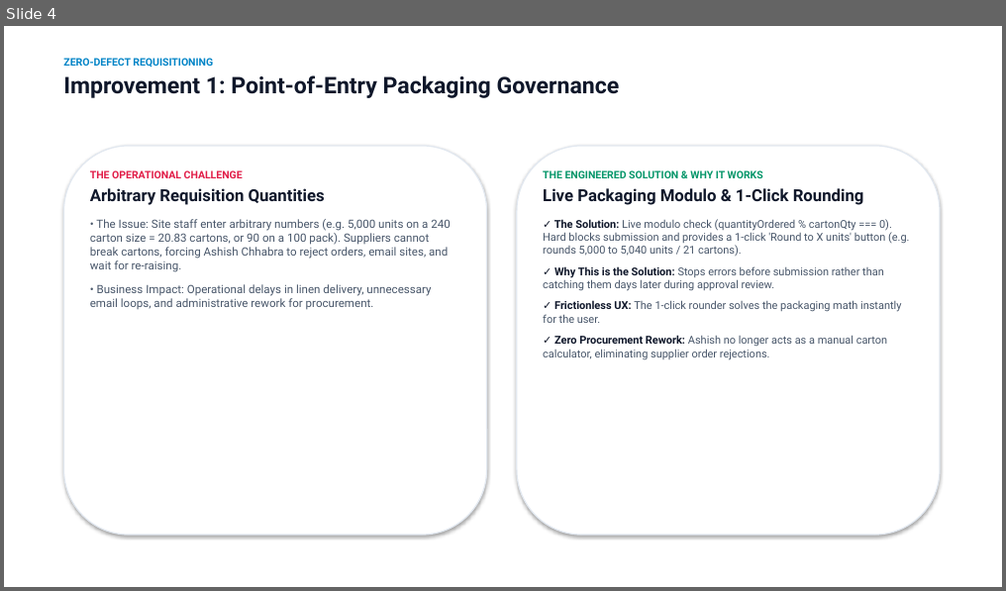
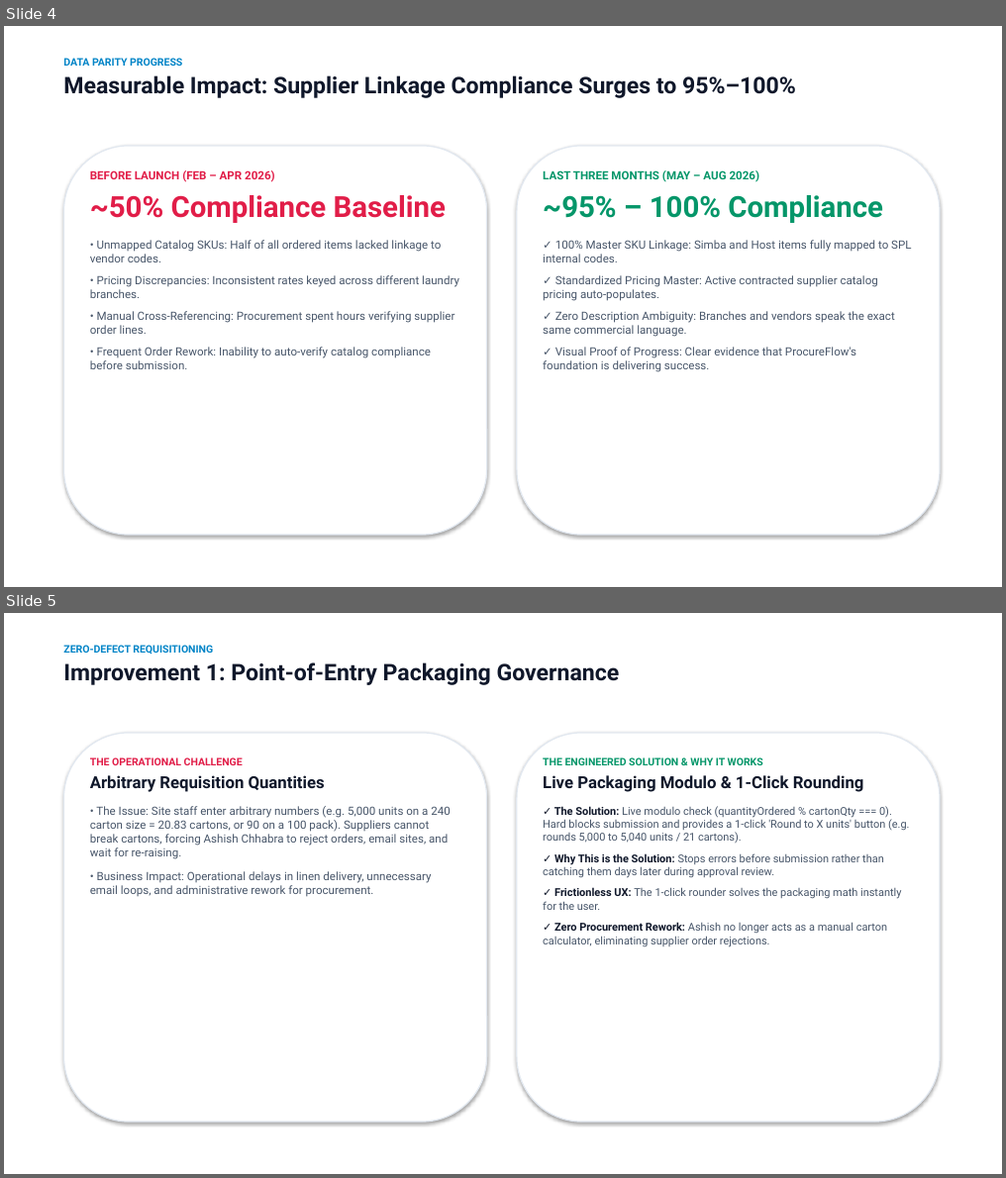
Before and after one commit to SPLGit-Project/ProcureFlow-App, a slide deck: docs/ProcureFlow_Executive_Roadmap.pptx. Shown one above the other, each under a label of ours: slide 4 before the commit, slides 4 and 5 after it. The pictures are 1006x591 and 1006x1178 pixels, drawn with LibreOffice and Linux fonts; fonts in the diff are those of the drawing. Boxes give left, top, right and bottom in pixels: in the first picture for what was removed or moved away, otherwise in the second. Text is boxed around its words. In the diff, an @@ line names an element or a change of style, - is before the commit and + after.

```diff
--- a/docs/ProcureFlow_Executive_Roadmap.pptx
+++ b/docs/ProcureFlow_Executive_Roadmap.pptx
@@ slide 4 added at box(4, 26, 1002, 587), background #FFFFFF @@
@@ text added at box(63, 58, 796, 98), 22 pt, text #0F172A, bold @@
+DATA PARITY PROGRESS
+Measurable Impact: Supplier Linkage Compliance Surges to 95%–100%
@@ rounded rectangle added at box(63, 146, 487, 535), fill #FFFFFF, outline #E2E8F0 1.2 pt @@
@@ text added at box(90, 171, 459, 370), 11 pt, text #475569 @@
+BEFORE LAUNCH (FEB – APR 2026)
+~50% Compliance Baseline
+• Unmapped Catalog SKUs: Half of all ordered items lacked linkage to vendor codes.
+• Pricing Discrepancies: Inconsistent rates keyed across different laundry branches.
+• Manual Cross-Referencing: Procurement spent hours verifying supplier order lines.
+• Frequent Order Rework: Inability to auto-verify catalog compliance before submission.
@@ rounded rectangle added at box(517, 146, 940, 535), fill #FFFFFF, outline #E2E8F0 1.2 pt @@
@@ text added at box(543, 171, 911, 372), 11 pt, text #475569 @@
+LAST THREE MONTHS (MAY – AUG 2026)
+~95% – 100% Compliance
+✓ 100% Master SKU Linkage: Simba and Host items fully mapped to SPL internal codes.
+✓ Standardized Pricing Master: Active contracted supplier catalog pricing auto-populates.
+✓ Zero Description Ambiguity: Branches and vendors speak the exact same commercial language.
+✓ Visual Proof of Progress: Clear evidence that ProcureFlow's foundation is delivering success.
@@ what was slide 4 is now slide 5 @@
```
Also in this commit, not shown: 6 slides changed, 1 other slide added, 2 slides removed, 2 other files.
